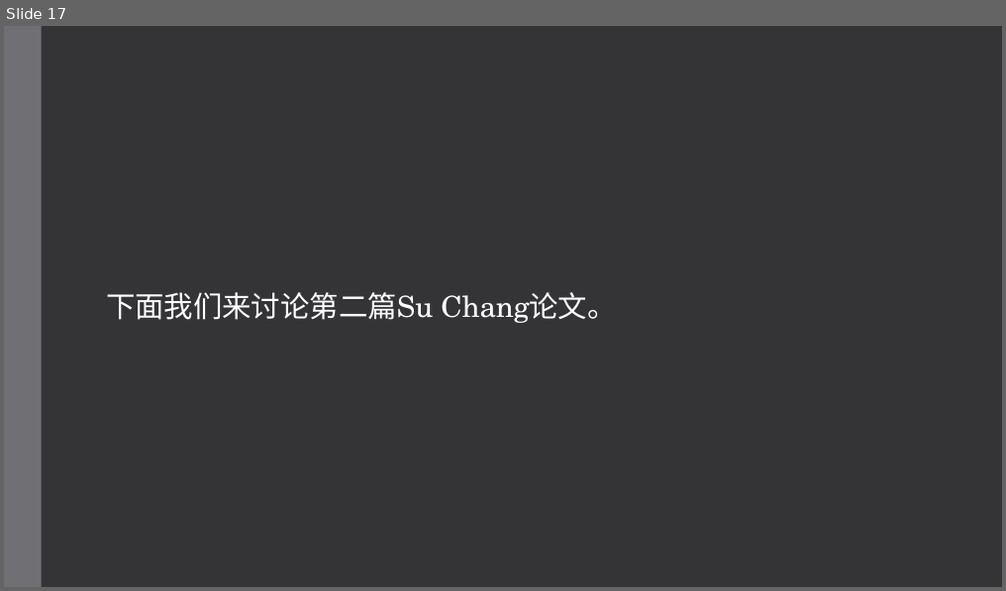
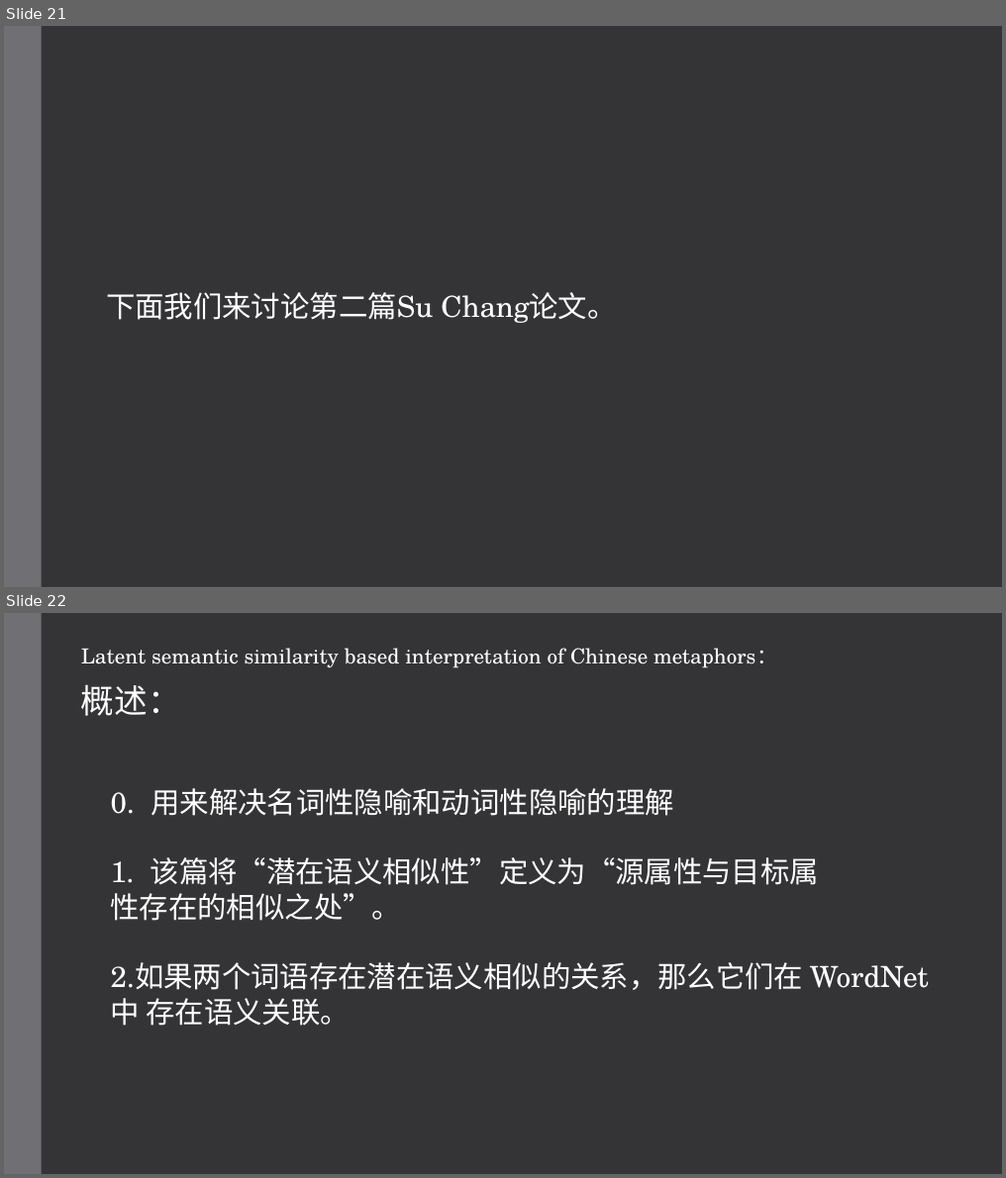
Before and after one commit to hixiaotian/metaphor_detection, a slide deck: 教学/20200809 metaphor interpretation.pptx. Shown one above the other, each under a label of ours: slide 17 before the commit, slides 21 and 22 after it. The pictures are 1006x591 and 1006x1178 pixels, drawn with LibreOffice and Linux fonts; fonts in the diff are those of the drawing. Boxes give left, top, right and bottom in pixels: in the first picture for what was removed or moved away, otherwise in the second. Text is boxed around its words. In the diff, an @@ line names an element or a change of style, - is before the commit and + after.

```diff
--- a/教学/20200809 metaphor interpretation.pptx
+++ b/教学/20200809 metaphor interpretation.pptx
@@ slide 22 added at (4,613,1002,1174), background #353537; not listed: 1 template element that a slide beside it also shows @@
@@ text added at (81,648,777,668), 20 pt, text #FFFFFF @@
+Latent semantic similarity based interpretation of Chinese metaphors：
@@ text added at (81,684,181,716), 32 pt, text #FFFFFF @@
+概述：
@@ text added at (111,788,929,1026), 28 pt, text #FFFFFF @@
+0. 用来解决名词性隐喻和动词性隐喻的理解
+1. 该篇将“潜在语义相似性”定义为“源属性与目标属
+性存在的相似之处”。
+2.如果两个词语存在潜在语义相似的关系，那么它们在 WordNet 中 存在语义关联。
@@ what was slide 17 is now slide 21 @@
```
Also in this commit, not shown: 6 slides changed, 9 other slides added, 3 slides removed.
